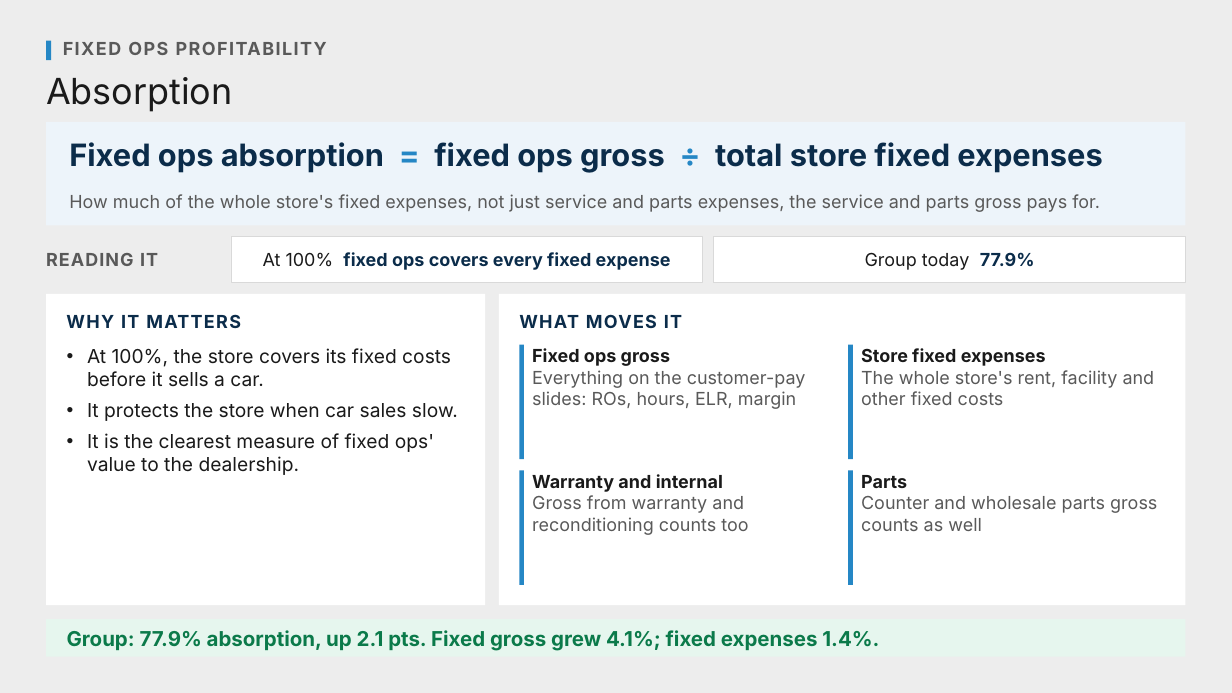
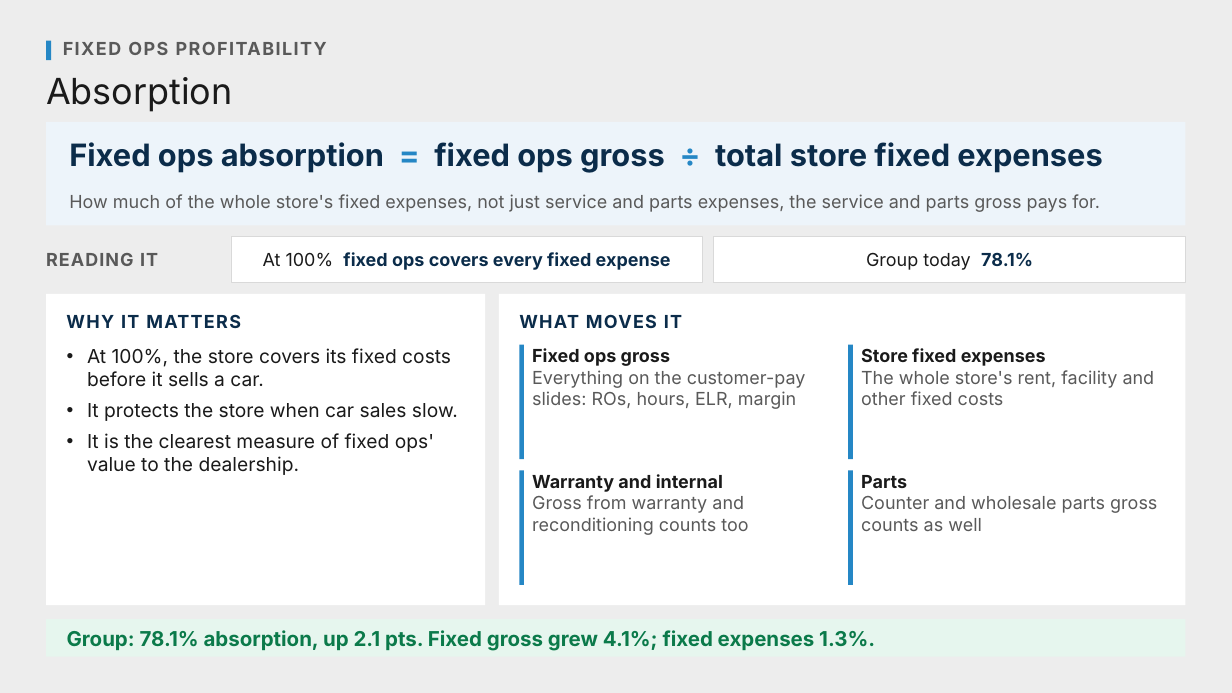
Before and after one commit to Ndresner/Noah, a slide deck: slide 8 of day2-deck/decks/Metric Explainers - Review.pptx. Drawn at 1232x693 pixels with LibreOffice and Linux fonts; fonts in the diff are those of the drawing. Boxes give left, top, right and bottom in pixels: in the first picture for what was removed or moved away, otherwise in the second. Text is boxed around its words. In the diff, an @@ line names an element or a change of style, - is before the commit and + after.

```diff
--- a/day2-deck/decks/Metric Explainers - Review.pptx
+++ b/day2-deck/decks/Metric Explainers - Review.pptx
@@ text at (866, 252, 1033, 270): text changed @@
-Group today 77.9%
+Group today 78.1%
@@ text at (67, 630, 875, 651): text changed @@
-Group: 77.9% absorption, up 2.1 pts. Fixed gross grew 4.1%; fixed expenses 1.4%.
+Group: 78.1% absorption, up 2.1 pts. Fixed gross grew 4.1%; fixed expenses 1.3%.
```
Also in this commit, not shown: 18 other files.
